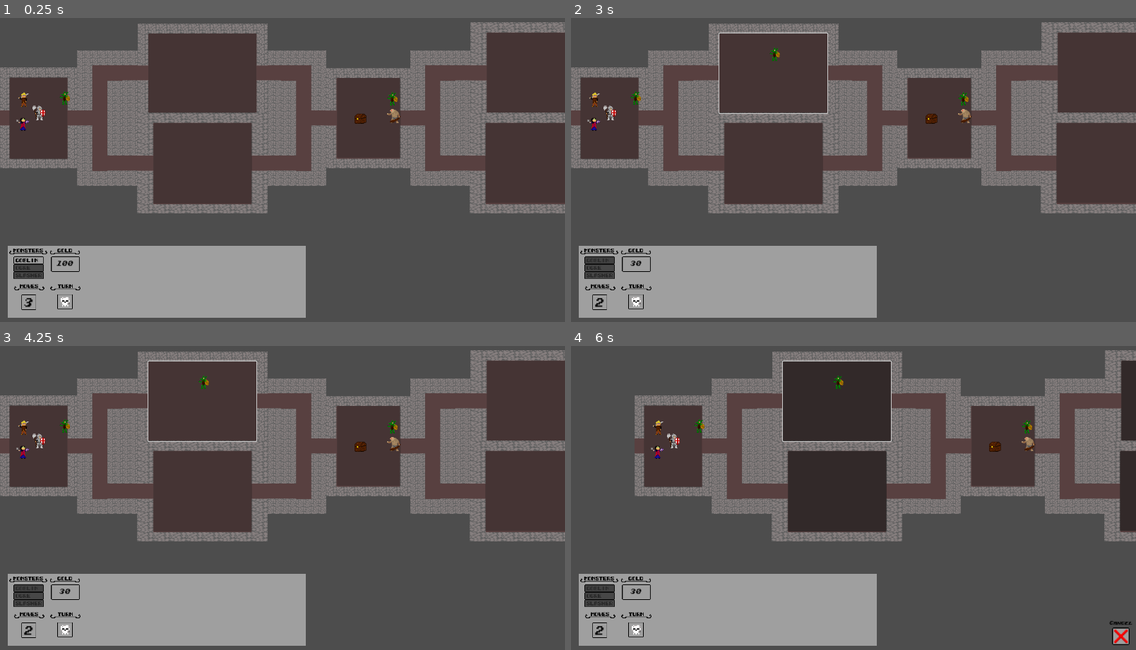
Above: before the commit, frames 1-4 (two rows, left to right).
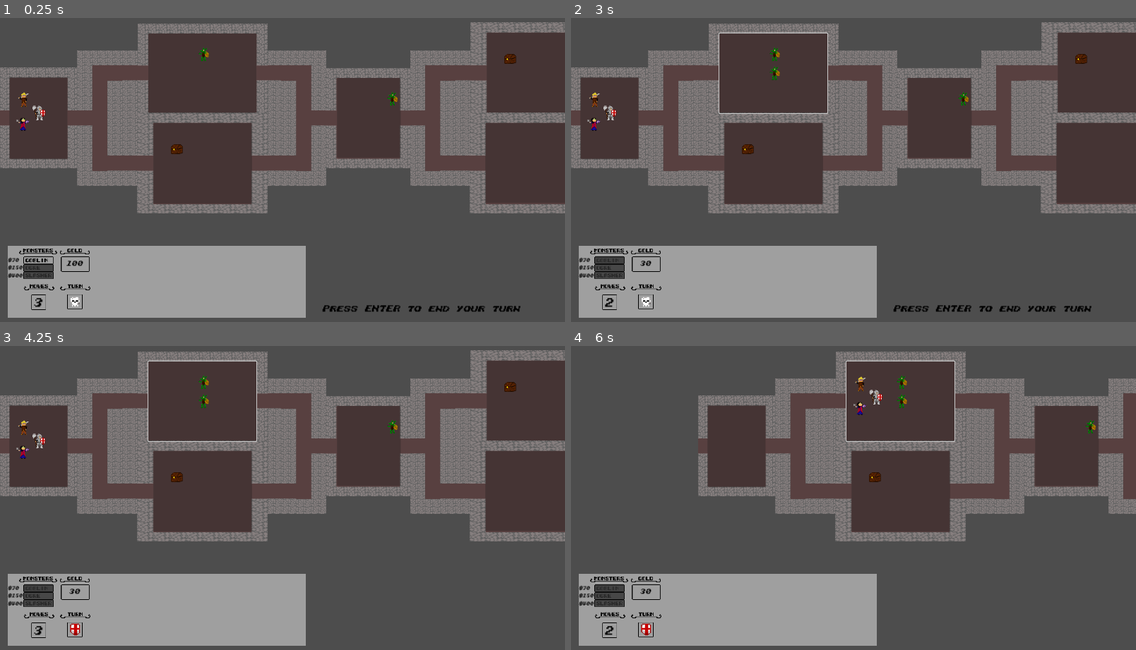
Above: after the commit, the same moments.

Repository: Gamnraa/GMTK-2023-Dungeon-Master
Game: Godot game, scene res://dungeon.tscn
The game is run twice, just before and just after one commit, with the same random seed, the same clock (stepped at 60 frames per second) and the same inputs.
Inputs (mouse positions are in pixels of both pictures, inside the frame that each line leads up to; where the layout moved, square brackets give the same spot in the first picture):
- Up to frame 1 (0.25 s): no input
- Up to frame 2 (3 s): click (610, 261) [599, 261] at 0.5 s; click (1119, 309) at 1.25 s; click (610, 261) [599, 261] at 2 s; click (774, 72) at 2.75 s
- Up to frame 3 (4.25 s): tap Enter (end_turn_restart, bound only after the commit) at 3.5 s; move the mouse to (33, 440) at 3.52 s; click (33, 440) at 3.67 s
- Up to frame 4 (6 s): tap Enter (end_turn_restart, bound only after the commit) at 4.25 s; move the mouse to (576, 434) at 4.27 s; click (576, 434) at 4.42 s; move the mouse to (695, 425) at 5.02 s; click (695, 425) at 5.17 s; move the mouse to (1028, 428) at 5.77 s; click (1028, 428) at 5.92 s

The runs differ from the first frame. In frame 1, 1.7% of the frame differs, in the area x 1-93%, y 9-97%; in frame 2, 1.6%; in frame 3, 1.3%; in frame 4, 32%, in the area x 1-100%, y 1-99%.

Commit message:
The biggest commit of all time

Diff:
--- a/camera_2d.gd
+++ b/camera_2d.gd
@@ -13,7 +13,7 @@
 
 
 func _on_left_bound_mouse_entered():
-	velocity = -3
+	velocity = -6
 	print("left")
 
 
@@ -22,7 +22,7 @@
 
 
 func _on_right_bound_mouse_entered():
-	velocity = 3
+	velocity = 6
 
 
 func _on_right_bound_mouse_exited():
--- a/dungeon.gd
+++ b/dungeon.gd
@@ -3,11 +3,14 @@
 @export var goblin_spawner: PackedScene
 @export var ogre_spawner: PackedScene
 @export var slasher_spawner: PackedScene
+@export var treasure_spawner: PackedScene
 
 var turn = 0
 var active_player = turn % 2
 var moves_left = 3
 var selected_monster
+var game_over
+var cooldown = true
 
 signal next_turn
 signal heroes_turn
@@ -20,6 +23,9 @@
 	start()
 
 func start():
+	for room in get_tree().get_nodes_in_group("rooms"):
+		room.start()
+
 	$room.next_rooms.append($room1_1)
 	$room.next_rooms.append($room1_2)
 
@@ -28,22 +34,30 @@
 
 	$room1_2.prev_rooms.append($room)
 	$room1_2.next_rooms.append($room2)
+	var treasure = treasure_spawner.instantiate()
+	$room1_2.treasure = treasure
+	$room1_2.has_treasure = true
+	treasure.position = Vector2($room1_2.position.x + 50, $room1_2.position.y + 50)
+	add_child(treasure)
 
 	$room2.prev_rooms.append($room1_1)
 	$room2.prev_rooms.append($room1_2)
 	$room2.next_rooms.append($room2_1)
 	$room2.next_rooms.append($room2_2)
-	$room2.treasure = $Treasure_room2
 
 	$room2_1.prev_rooms.append($room2)
 	$room2_1.next_rooms.append($room2_1_1)
+	treasure = treasure_spawner.instantiate()
+	$room2_1.treasure = treasure
+	$room2_1.has_treasure = true
+	treasure.position = Vector2($room2_1.position.x + 50, $room2_1.position.y + 50)
+	add_child(treasure)
 
 	$room2_2.prev_rooms.append($room2)
 	$room2_2.next_rooms.append($room2_2_1)
 
 	$room2_1_1.prev_rooms.append($room2_1)
 	$room2_1_1.next_rooms.append($room3)
-	$room2_1_1.treasure = $Treasure_room2_1_1
 
 	$room2_2_1.prev_rooms.append($room2_2)
 	$room2_2_1.next_rooms.append($room3)
@@ -52,23 +66,25 @@
 	$room3.prev_rooms.append($room2_2_1)
 
 	print($room1_1.get_node("HeroPosition").position)
+	$party.start()
 	$party.move_to_room($room)
 
 	var goblin = goblin_spawner.instantiate()
-	goblin.move_to_room($room)
+	goblin.move_to_room($room1_1)
 	add_child(goblin)
 
-	goblin = goblin_spawner.instantiate()
-	goblin.move_to_room($room2)
-	add_child(goblin)
-
-	goblin = ogre_spawner.instantiate()
-	goblin.move_to_room($room2)
-	add_child(goblin)
-
-	goblin = slasher_spawner.instantiate()
-	goblin.move_to_room($room3)
-	add_child(goblin)
+	var goblin2 = goblin_spawner.instantiate()
+	goblin2.move_to_room($room2)
+	add_child(goblin2)
+
+	var goblin3 = goblin_spawner.instantiate()
+	goblin3.move_to_room($room2_1_1)
+	add_child(goblin3)
+
+	turn = 0
+	active_player = turn % 2
+	moves_left = 3
+	game_over = false
 
 	$Player.start($room3)
 	print("player is active")
@@ -89,7 +105,14 @@
 
 # Called every frame. 'delta' is the elapsed time since the previous frame.
 func _process(delta):
-	pass
+	if Input.is_action_pressed("end_turn_restart"):
+		if active_player == 0 and $Player.health > 0 and cooldown:
+			moves_left = 0
+			on_use_move(0)
+			cooldown = false
+		elif game_over:
+			start()
+			cooldown = false
 
 
 func _on_room_send_to_room(room):
@@ -97,6 +120,7 @@
 
 func _on_next_turn():
 	print("SWITCH ACTIVE TEAM")
+	if game_over: return
 	if active_player < 1:
 		#player's turn ends
 		$Player.is_turn = false
@@ -110,10 +134,10 @@
 		next_turn.emit()
 		var gold_yield = 0
 		for room in get_tree().get_nodes_in_group("rooms"):
-			if room.treasure:
-				print("treasure")
+			if room.has_treasure:
 				if room.has_party and room.num_monsters < 1:
 					room.treasure.queue_free()
+					room.has_treasure = false
 					received_message.emit("HEROES have cleared a room of treasure!")
 				elif room.has_party and room.num_monsters > 0:
 					gold_yield += 25
@@ -152,6 +176,9 @@
 
 	$HUD.get_node("ButtonX").show()
 	$HUD.get_node("CancelLabel").show()
+	$HUD.disable_buy($HUD.get_node("ButtonGoblin"))
+	$HUD.disable_buy($HUD.get_node("ButtonSlasher"))
+	$HUD.disable_buy($HUD.get_node("ButtonOgre"))
 
 func on_purchase_goblin(room):
 	$Player.gold -= $HUD.goblin_cost
@@ -168,7 +195,7 @@
 
 	$HUD.get_node("ButtonX").hide()
 	$HUD.get_node("CancelLabel").hide()
-
+	$HUD.on_update_gold()
 
 
 
@@ -181,6 +208,9 @@
 
 	$HUD.get_node("ButtonX").show()
 	$HUD.get_node("CancelLabel").show()
+	$HUD.disable_buy($HUD.get_node("ButtonGoblin"))
+	$HUD.disable_buy($HUD.get_node("ButtonSlasher"))
+	$HUD.disable_buy($HUD.get_node("ButtonOgre"))
 
 func on_purchase_ogre(room):
 	$Player.gold -= $HUD.ogre_cost
@@ -197,6 +227,7 @@
 
 	$HUD.get_node("ButtonX").hide()
 	$HUD.get_node("CancelLabel").hide()
+	$HUD.on_update_gold()
 
 
 
@@ -210,6 +241,9 @@
 
 	$HUD.get_node("ButtonX").show()
 	$HUD.get_node("CancelLabel").show()
+	$HUD.disable_buy($HUD.get_node("ButtonGoblin"))
+	$HUD.disable_buy($HUD.get_node("ButtonSlasher"))
+	$HUD.disable_buy($HUD.get_node("ButtonOgre"))
 
 func on_purchase_slasher(room):
 	$Player.gold -= $HUD.slasher_cost
@@ -226,6 +260,7 @@
 
 	$HUD.get_node("ButtonX").hide()
 	$HUD.get_node("CancelLabel").hide()
+	$HUD.on_update_gold()
 
 
 func on_cancel_purchase():
@@ -235,5 +270,29 @@
 
 	$HUD.get_node("ButtonX").hide()
 	$HUD.get_node("CancelLabel").hide()
+	$HUD.on_update_gold()
 
 	get_tree().call_group("monsters", "on_lose_focus")
+
+
+func stop_game():
+	$PartyTimer.stop()
+	$HUD.on_player_turn_end()
+	$HUD.get_node("TurnHeroes").hide()
+	$HUD.get_node("TurnMonsters").hide()
+	get_tree().call_group("monsters", "queue_free")
+	game_over = true
+
+func _on_player_dead():
+	received_message.emit("You LOSE!!!\nPress ENTER to play again")
+	stop_game()
+
+
+func _on_party_defeated():
+	received_message.emit("You WIN!!!\nPress ENTER  to play again")
+	stop_game()
+
+
+
+func _on_timer_timeout():
+	cooldown = true
--- a/dungeon.tscn
+++ b/dungeon.tscn
@@ -22,6 +22,7 @@
 goblin_spawner = ExtResource("2_0b16p")
 ogre_spawner = ExtResource("3_b15vj")
 slasher_spawner = ExtResource("4_kmlmb")
+treasure_spawner = ExtResource("11_ig0ev")
 
 [node name="bg1" type="TextureRect" parent="."]
 offset_left = -41.0
@@ -166,12 +167,6 @@
 offset_bottom = 401.0
 metadata/_edit_use_anchors_ = true
 
-[node name="Treasure_room2" parent="." instance=ExtResource("11_ig0ev")]
-position = Vector2(725, 282)
-
-[node name="Treasure_room2_1_1" parent="." instance=ExtResource("11_ig0ev")]
-position = Vector2(1443, 186)
-
 [node name="party" parent="." instance=ExtResource("2_xa2to")]
 position = Vector2(-4, 86)
 
@@ -185,6 +180,9 @@
 
 [node name="Camera2D" parent="." instance=ExtResource("13_clalo")]
 position = Vector2(559, 360)
+
+[node name="Timer" type="Timer" parent="."]
+autostart = true
 
 [connection signal="gold_changed" from="." to="HUD" method="on_update_gold"]
 [connection signal="heroes_turn" from="." to="HUD" method="on_player_turn_end"]
@@ -200,5 +198,8 @@
 [connection signal="send_to_room" from="room2_1_1" to="." method="_on_room_send_to_room"]
 [connection signal="send_to_room" from="room2_2_1" to="." method="_on_room_send_to_room"]
 [connection signal="send_to_room" from="room3" to="." method="_on_room_send_to_room"]
+[connection signal="defeated" from="party" to="." method="_on_party_defeated"]
 [connection signal="perform_action" from="party" to="." method="_on_party_perform_action"]
+[connection signal="dead" from="Player" to="." method="_on_player_dead"]
 [connection signal="timeout" from="PartyTimer" to="." method="_on_party_timer_timeout"]
+[connection signal="timeout" from="Timer" to="." method="_on_timer_timeout"]
--- a/entities/cleric.gd
+++ b/entities/cleric.gd
@@ -52,10 +52,11 @@
 	print("damage dealt", damage_out, "\ndamage took", damage_in)
 	health -= damage_in
 	target.health -= damage_out
+	var message = "CLERIC (" + str(damage_in) + " dmg) attacked " + target.entity_name + "(" + str(damage_out) + " dmg)!"
+	Global.TheDungeon.received_message.emit(message)
 	target.attacked.emit()
 	_on_attacked()
-	var message = "CLERIC (" + str(damage_in) + " dmg) attacked " + target.entity_name + "(" + str(damage_out) + " dmg)!"
-	Global.TheDungeon.received_message.emit(message)
+
 
 func _on_attacked():
 	if health <= 0:
--- a/entities/goblin.gd
+++ b/entities/goblin.gd
@@ -5,6 +5,7 @@
 @export var offense = 5
 @export var defense = 10
 @export var entity_name = "GOBLIN"
+var movable = true
 
 signal dead
 signal action_attack(target)
@@ -35,7 +36,7 @@
 		var offset_x = room.get_node("MonsterPosition").position.x
 		var offset_y = 40 * i
 		i += 1
-		monster.position = Vector2(room.position.x + offset_x, room.position.y + offset_y)
+		if monster.movable: monster.position = Vector2(room.position.x + offset_x, room.position.y + offset_y)
 
 
 func _input(event):
@@ -85,6 +86,7 @@
 	show()
 	health = MAX_HEALTH
 	is_dead = false
+	movable = true
 
 
 # Called every frame. 'delta' is the elapsed time since the previous frame.
@@ -114,10 +116,11 @@
 	print("damage dealt", damage_out, "\ndamage took", damage_in)
 	health -= damage_in
 	target.health -= damage_out
+	var message = entity_name + " (" + str(damage_in) + " dmg) attacked " + target.entity_name + "(" + str(damage_out) + " dmg)!"
+	Global.TheDungeon.received_message.emit(message)
 	target.attacked.emit()
 	_on_attacked()
-	var message = entity_name + " (" + str(damage_in) + " dmg) attacked " + target.entity_name + "(" + str(damage_out) + " dmg)!"
-	Global.TheDungeon.received_message.emit(message)
+
 
 	on_lose_focus()
 
--- a/entities/man_at_arms.gd
+++ b/entities/man_at_arms.gd
@@ -52,10 +52,10 @@
 	print("damage dealt", damage_out, "\ndamage took", damage_in)
 	health -= damage_in
 	target.health -= damage_out
+	var message = "MAN-AT-ARMS (" + str(damage_in) + " dmg) attacked " + target.entity_name + "(" + str(damage_out) + " dmg)!"
+	Global.TheDungeon.received_message.emit(message)
 	target.attacked.emit()
 	_on_attacked()
-	var message = "MAN-AT-ARMS (" + str(damage_in) + " dmg) attacked " + target.entity_name + "(" + str(damage_out) + " dmg)!"
-	Global.TheDungeon.received_message.emit(message)
 
 
 func _on_attacked():
--- a/entities/ogre.tscn
+++ b/entities/ogre.tscn
@@ -19,7 +19,9 @@
 
 [node name="ogre" type="Area2D" groups=["monsters"]]
 script = ExtResource("1_7vslc")
-defense = 50
+MAX_HEALTH = 200
+offense = 10
+defense = 22
 entity_name = "OGRE"
 
 [node name="AnimatedSprite2D" type="AnimatedSprite2D" parent="."]
--- a/entities/paladin.gd
+++ b/entities/paladin.gd
@@ -50,10 +50,11 @@
 	print("damage dealt", damage_out, "\ndamage took", damage_in)
 	health -= damage_in
 	target.health -= damage_out
+	var message = "PALADIN (" + str(damage_in) + " dmg) attacked " + target.entity_name + "(" + str(damage_out) + " dmg)!"
+	Global.TheDungeon.received_message.emit(message)
 	target.attacked.emit()
 	_on_attacked()
-	var message = "PALADIN (" + str(damage_in) + " dmg) attacked " + target.entity_name + "(" + str(damage_out) + " dmg)!"
-	Global.TheDungeon.received_message.emit(message)
+
 
 
 func _on_attacked():
--- a/entities/player.gd
+++ b/entities/player.gd
@@ -3,14 +3,16 @@
 
 var health
 var offense = 1
-var defense = 10
+var defense = 3
 var gold
 var active = false
 var is_turn = false
+var entity_name = "THE BOSS"
+var movable = false
 
 
 signal dead
-signal end_turn
+signal attacked
 
 # Called when the node enters the scene tree for the first time.
 func _ready():
@@ -24,7 +26,15 @@
 	gold = 100
 	active = true
 	is_turn = true
+	room.monsters.append(self)
+	room.num_monsters += 1
 
 # Called every frame. 'delta' is the elapsed time since the previous frame.
 func _process(delta):
 	pass
+
+
+func _on_attacked():
+	if health <= 0:
+		dead.emit()
+		hide()
--- a/entities/player.tscn
+++ b/entities/player.tscn
@@ -19,3 +19,5 @@
 sprite_frames = SubResource("SpriteFrames_5hbln")
 animation = &"idle"
 script = ExtResource("2_rowfg")
+
+[connection signal="attacked" from="." to="." method="_on_attacked"]
--- a/entities/slasher.tscn
+++ b/entities/slasher.tscn
@@ -20,7 +20,7 @@
 [node name="slasher" type="Area2D" groups=["monsters"]]
 disable_mode = 2
 script = ExtResource("1_6owyl")
-MAX_HEALTH = 120
+MAX_HEALTH = 90
 offense = 45
 defense = 7
 entity_name = "SLASHER"
--- a/hud.gd
+++ b/hud.gd
@@ -3,7 +3,7 @@
 var messages = ["", "", ""]
 var message_labels = [$Message1, $Message2, $Message3]
 var goblin_cost = 70
-var slasher_cost = 200
+var slasher_cost = 400
 var ogre_cost = 150
 
 
@@ -42,6 +42,7 @@
 	$TurnMonsters.show()
 	$TurnHeroes.hide()
 	$MovesLabel.text = str(Global.TheDungeon.moves_left)
+	$EndTurnMessage.show()
 
 func on_player_turn_end():
 	disable_buy($ButtonGoblin)
@@ -51,6 +52,7 @@
 	$TurnMonsters.hide()
 	$TurnHeroes.show()
 	$MovesLabel.text = str(Global.TheDungeon.moves_left)
+	$EndTurnMessage.hide()
 
 func on_update_gold():
 	var amount = Global.ThePlayer.gold
--- a/hud.tscn
+++ b/hud.tscn
@@ -36,34 +36,34 @@
 color = Color(0.623529, 0.623529, 0.623529, 1)
 
 [node name="TurnBlank3" type="Sprite2D" parent="."]
-position = Vector2(139, 597)
+position = Vector2(160, 597)
 scale = Vector2(1.9375, 1)
 texture = ExtResource("9_ojojx")
 
 [node name="TurnBlank2" type="Sprite2D" parent="."]
-position = Vector2(61, 678)
+position = Vector2(82, 678)
 texture = ExtResource("9_ojojx")
 
 [node name="TitleGold" type="Sprite2D" parent="."]
-position = Vector2(138, 568)
+position = Vector2(159, 568)
 texture = ExtResource("1_xhl3e")
 
 [node name="TitleMoves" type="Sprite2D" parent="."]
-position = Vector2(62, 644)
+position = Vector2(83, 644)
 texture = ExtResource("2_yfafi")
 
 [node name="TitleTurn" type="Sprite2D" parent="."]
-position = Vector2(139, 644)
+position = Vector2(160, 644)
 texture = ExtResource("4_817w1")
 
 [node name="TitleMonsters" type="Sprite2D" parent="."]
-position = Vector2(60, 568)
+position = Vector2(81, 568)
 texture = ExtResource("6_r62ac")
 
 [node name="ButtonGoblin" type="TextureButton" parent="."]
-offset_left = 29.0
+offset_left = 50.0
 offset_top = 581.0
-offset_right = 93.0
+offset_right = 114.0
 offset_bottom = 597.0
 texture_normal = ExtResource("6_ltea7")
 texture_pressed = ExtResource("8_1lclq")
@@ -71,9 +71,9 @@
 texture_disabled = ExtResource("6_esscs")
 
 [node name="ButtonSlasher" type="TextureButton" parent="."]
-offset_left = 29.0
+offset_left = 50.0
 offset_top = 613.0
-offset_right = 93.0
+offset_right = 114.0
 offset_bottom = 629.0
 texture_normal = ExtResource("7_qawbx")
 texture_pressed = ExtResource("12_5jnxh")
@@ -81,9 +81,9 @@
 texture_disabled = ExtResource("9_0iiw7")
 
 [node name="ButtonOgre" type="TextureButton" parent="."]
-offset_left = 29.0
+offset_left = 50.0
 offset_top = 597.0
-offset_right = 93.0
+offset_right = 114.0
 offset_bottom = 613.0
 texture_normal = ExtResource("8_bmkgb")
 texture_pressed = ExtResource("16_pxxoh")
@@ -91,24 +91,24 @@
 texture_disabled = ExtResource("12_cfkjb")
 
 [node name="TurnBlank" type="Sprite2D" parent="."]
-position = Vector2(138, 677)
+position = Vector2(159, 677)
 texture = ExtResource("9_ojojx")
 
 [node name="TurnHeroes" type="Sprite2D" parent="."]
-position = Vector2(138, 677)
+position = Vector2(159, 677)
 texture = ExtResource("10_lxbf2")
 
 [node name="TurnMonsters" type="Sprite2D" parent="."]
-position = Vector2(138, 677)
+position = Vector2(159, 677)
 texture = ExtResource("11_hh1jk")
 
 [node name="Message1" type="Label" parent="."]
 anchors_preset = 2
 anchor_top = 1.0
 anchor_bottom = 1.0
-offset_left = 185.0
+offset_left = 206.0
 offset_top = -57.0
-offset_right = 396.0
+offset_right = 417.0
 offset_bottom = -18.0
 grow_vertical = 0
 size_flags_horizontal = 0
@@ -122,9 +122,9 @@
 anchors_preset = 2
 anchor_top = 1.0
 anchor_bottom = 1.0
-offset_left = 185.0
+offset_left = 206.0
 offset_top = -151.0
-offset_right = 396.0
+offset_right = 417.0
 offset_bottom = -112.0
 grow_vertical = 0
 theme_override_colors/font_color = Color(0, 0, 0, 1)
@@ -136,9 +136,9 @@
 anchors_preset = 2
 anchor_top = 1.0
 anchor_bottom = 1.0
-offset_left = 185.0
+offset_left = 206.0
 offset_top = -105.0
-offset_right = 396.0
+offset_right = 417.0
 offset_bottom = -66.0
 grow_vertical = 0
 theme_override_colors/font_color = Color(0, 0, 0, 1)
@@ -150,9 +150,9 @@
 anchors_preset = 2
 anchor_top = 1.0
 anchor_bottom = 1.0
-offset_left = 108.0
+offset_left = 129.0
 offset_top = -136.0
-offset_right = 172.0
+offset_right = 193.0
 offset_bottom = -95.0
 grow_vertical = 0
 size_flags_horizontal = 0
@@ -166,9 +166,9 @@
 anchors_preset = 2
 anchor_top = 1.0
 anchor_bottom = 1.0
-offset_left = 40.0
+offset_left = 61.0
 offset_top = -60.0
-offset_right = 88.0
+offset_right = 109.0
 offset_bottom = -19.0
 grow_vertical = 0
 size_flags_horizontal = 0
@@ -210,3 +210,59 @@
 theme_override_colors/font_color = Color(0, 0, 0, 1)
 theme_override_fonts/font = ExtResource("16_i11dh")
 text = "Cancel"
+
+[node name="EndTurnMessage" type="Label" parent="."]
+anchors_preset = 7
+anchor_left = 0.5
+anchor_top = 1.0
+anchor_right = 0.5
+anchor_bottom = 1.0
+offset_left = 87.0
+offset_top = -43.0
+offset_right = 507.0
+offset_bottom = -17.0
+grow_horizontal = 2
+grow_vertical = 0
+theme_override_colors/font_color = Color(0, 0, 0, 1)
+theme_override_fonts/font = ExtResource("16_i11dh")
+theme_override_font_sizes/font_size = 30
+text = "Press ENTER to end your turn"
+
+[node name="OgreCost" type="Label" parent="."]
+anchors_preset = 2
+anchor_top = 1.0
+anchor_bottom = 1.0
+offset_left = 18.0
+offset_top = -123.0
+offset_right = 58.0
+offset_bottom = -108.0
+grow_vertical = 0
+theme_override_colors/font_color = Color(0, 0, 0, 1)
+theme_override_fonts/font = ExtResource("16_i11dh")
+text = "$150"
+
+[node name="GoblinCost" type="Label" parent="."]
+anchors_preset = 2
+anchor_top = 1.0
+anchor_bottom = 1.0
+offset_left = 18.0
+offset_top = -139.0
+offset_right = 58.0
+offset_bottom = -124.0
+grow_vertical = 0
+theme_override_colors/font_color = Color(0, 0, 0, 1)
+theme_override_fonts/font = ExtResource("16_i11dh")
+text = "$70"
+
+[node name="OgreCost2" type="Label" parent="."]
+anchors_preset = 2
+anchor_top = 1.0
+anchor_bottom = 1.0
+offset_left = 18.0
+offset_top = -106.0
+offset_right = 58.0
+offset_bottom = -91.0
+grow_vertical = 0
+theme_override_colors/font_color = Color(0, 0, 0, 1)
+theme_override_fonts/font = ExtResource("16_i11dh")
+text = "$400"
--- a/party.gd
+++ b/party.gd
@@ -8,6 +8,7 @@
 var selectable = false
 
 signal perform_action(moves)
+signal defeated
 
 func move_to_room(room):
 	if curr_room:
@@ -18,7 +19,8 @@
 	var offset_x = room.get_node("HeroPosition").position.x
 	var offset_y = room.get_node("HeroPosition").position.y
 	position = Vector2(room.position.x + offset_x, room.position.y + offset_y)
-	if room.treasure and room.has_party and room.num_monsters < 1:
+	if room.has_treasure and room.has_party and room.num_monsters < 1:
+		room.has_treasure = false
 		room.treasure.queue_free()
 		Global.TheDungeon.received_message.emit("HEROES have cleared a room of treasure!")
 
@@ -66,7 +68,7 @@
 
 		var wants_to_move = heal_weight < randi() % 31 + 50
 		if wants_to_move:
-			var destination = randi() % 1
+			var destination = randi() % curr_room.next_rooms.size()
 			move_to_room(curr_room.next_rooms[destination])
 			perform_action.emit(1)
 			moves_left -= 1
@@ -87,7 +89,6 @@
 # Called when the node enters the scene tree for the first time.
 func _ready():
 	Global.TheParty = self
-	start()
 
 func start():
 	alive_members = [$man_at_arms, $paladin, $cleric]
@@ -101,14 +102,17 @@
 func _on_man_at_arms_dead():
 	$man_at_arms.is_dead = true
 	alive_members.erase($man_at_arms)
+	if alive_members.size() < 1: defeated.emit()
 
 func _on_paladin_dead():
 	$paladin.is_dead = true
 	alive_members.erase($paladin)
+	if alive_members.size() < 1: defeated.emit()
 
 func _on_cleric_dead():
 	$cleric.is_dead = true
 	alive_members.erase($cleric)
+	if alive_members.size() < 1: defeated.emit()
 
 
 func _on_mouse_entered():
--- a/project.godot
+++ b/project.godot
@@ -24,3 +24,11 @@
 window/size/viewport_width=1200
 window/size/viewport_height=720
 window/stretch/mode="canvas_items"
+
+[input]
+
+end_turn_restart={
+"deadzone": 0.5,
+"events": [Object(InputEventKey,"resource_local_to_scene":false,"resource_name":"","device":-1,"window_id":0,"alt_pressed":false,"shift_pressed":false,"ctrl_pressed":false,"meta_pressed":false,"pressed":false,"keycode":0,"physical_keycode":4194309,"key_label":0,"unicode":0,"echo":false,"script":null)
+]
+}
--- a/room.gd
+++ b/room.gd
@@ -7,16 +7,22 @@
 var has_party
 var has_trap
 var treasure
+var has_treasure
 
 signal send_to_room(room)
 
 # Called when the node enters the scene tree for the first time.
 func _ready():
-	start()
+	pass
 
 func start():
 	self.disabled = true
 	self.mouse_filter = 2
+	monsters = []
+	num_monsters = 0
+	has_party = false
+	has_trap = false
+	has_treasure = false
 
 func on_gain_focus():
 	self.disabled = false
